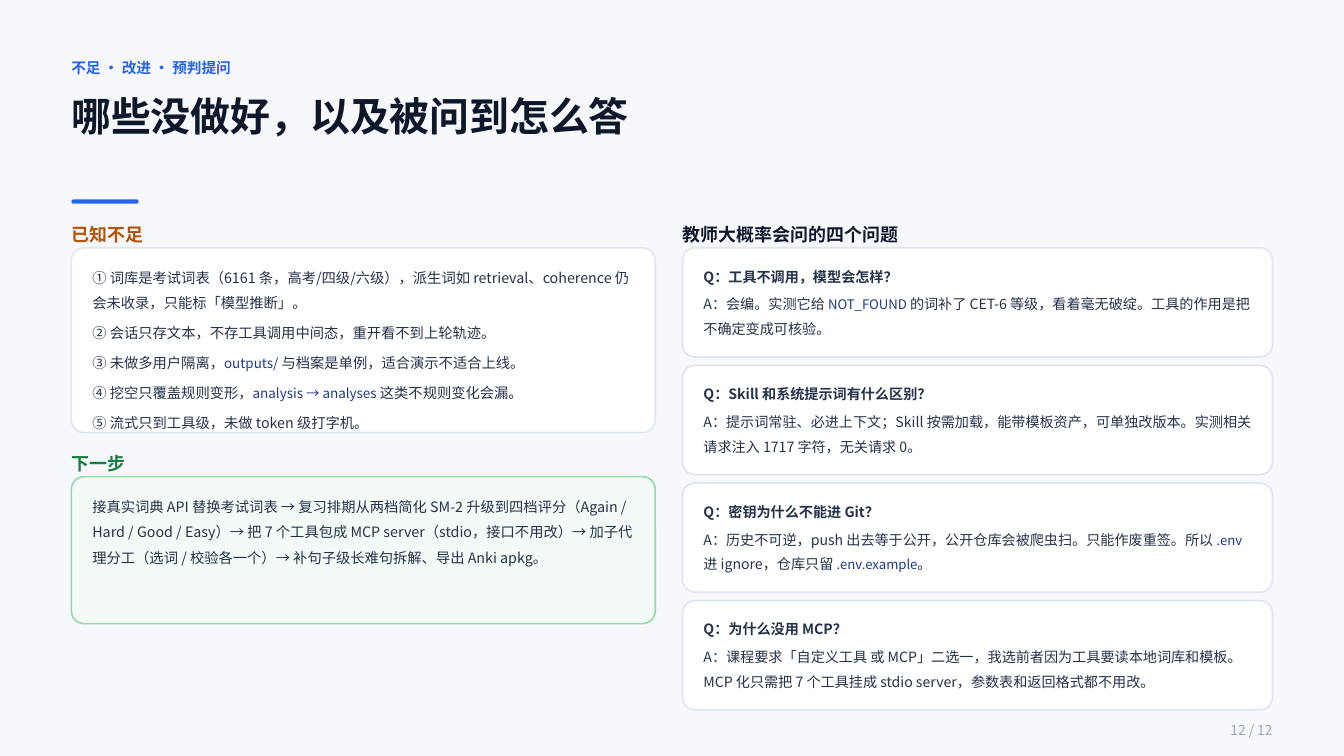
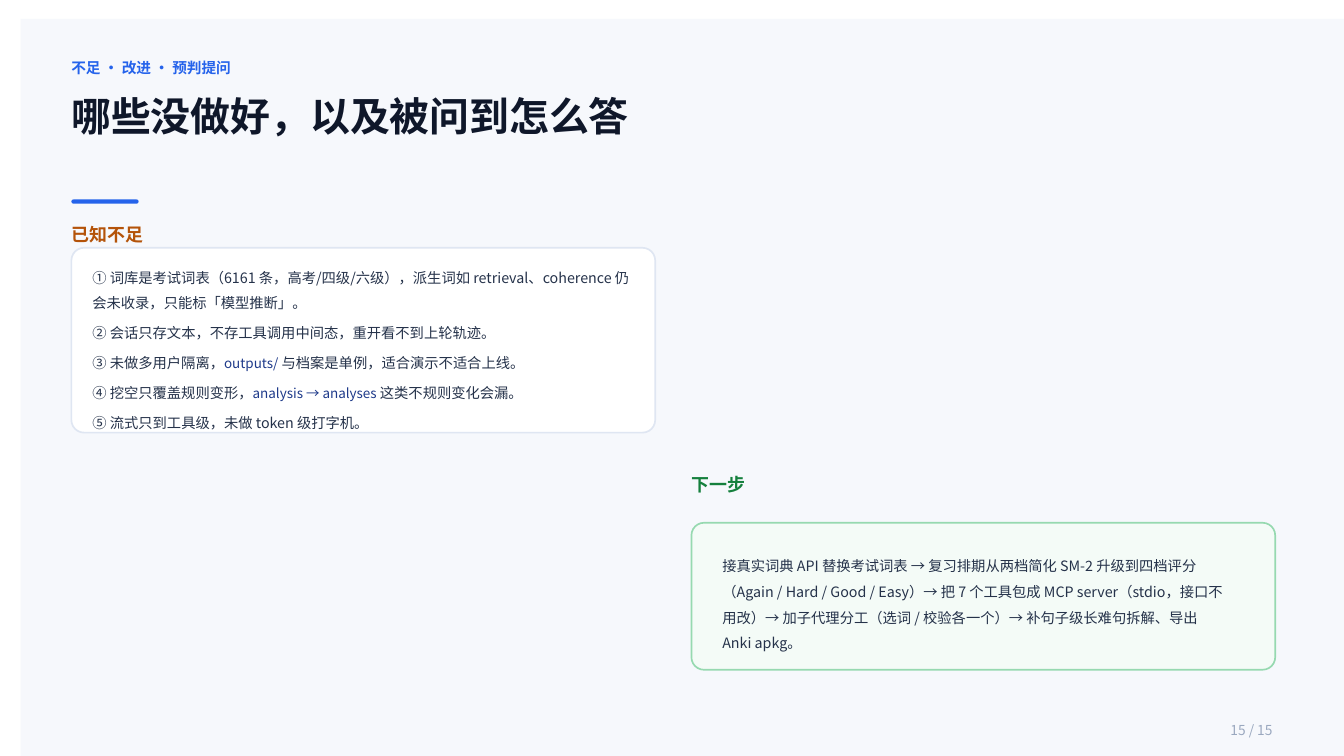
Before and after one commit to xy547/Personalweb, a slide deck: slide 15 of readcoach/答辩幻灯片.pptx (slide 12 before the commit). Drawn at 1344x756 pixels with LibreOffice and Linux fonts; fonts in the diff are those of the drawing. Boxes give left, top, right and bottom in pixels: in the first picture for what was removed or moved away, otherwise in the second. Text is boxed around its words. In the diff, an @@ line names an element or a change of style, - is before the commit and + after.

Commit message:
chore(readcoach): 同步本地快照
70 个文件 / 3.51 MB

```diff
--- a/readcoach/答辩幻灯片.pptx
+++ b/readcoach/答辩幻灯片.pptx
@@ rectangle: place and size @@
-rectangle at <box>0,0,1344,756</box>
+rectangle at <box>20,19,1344,756</box>
@@ text removed at <box>682,225,898,243</box> @@
-教师大概率会问的四个问题
@@ rounded rectangle removed at <box>683,248,1272,357</box> @@
@@ text removed at <box>703,270,1250,335</box> @@
-Q：工具不调用，模型会怎样？
-A：会编。实测它给 NOT_FOUND 的词补了 CET-6 等级，看着毫无破绽。工具的作用是把不确定变成可核验。
@@ rounded rectangle removed at <box>683,365,1272,474</box> @@
@@ text removed at <box>703,387,1252,453</box> @@
-Q：Skill 和系统提示词有什么区别？
-A：提示词常驻、必进上下文；Skill 按需加载，能带模板资产，可单独改版本。实测相关请求注入 1717 字符，无关请求 0。
@@ rounded rectangle removed at <box>72,477,655,624</box> @@
@@ text "下一步": place and size @@
-text "下一步" at <box>71,454,125,472</box>
+text "下一步" at <box>691,475,745,493</box>
@@ rounded rectangle removed at <box>683,483,1272,592</box> @@
@@ text removed at <box>703,505,1242,573</box> @@
-Q：密钥为什么不能进 Git？
-A：历史不可逆，push 出去等于公开，公开仓库会被爬虫扫。只能作废重签。所以 .env 进 ignore，仓库只留 .env.example。
@@ rounded rectangle: place and size @@
-rounded rectangle at <box>683,601,1272,710</box>
+rounded rectangle at <box>692,523,1275,670</box>
@@ rounded rectangle at <box>692,523,1275,670</box>: fill #FFFFFF to #F4FBF7; outline #DFE6F2 1.2 pt to #96D9B0 1.2 pt; proportions changed @@
@@ text "接真实词典 API 替换考试词表 → 复习排期从两档简化 ..." rewrapped from <box>92,500,633,567</box> to <box>722,559,1223,652</box> @@
@@ text removed at <box>703,622,1242,689</box> @@
-Q：为什么没用 MCP？
-A：课程要求「自定义工具 或 MCP」二选一，我选前者因为工具要读本地词库和模板。MCP 化只需把 7 个工具挂成 stdio server，参数表和返回格式都不用改。
@@ text at <box>1230,725,1272,735</box>: text changed @@
-12 / 12
+15 / 15
```
Also in this commit, not shown: 11 other slides changed, 3 slides added, 4 other files.
